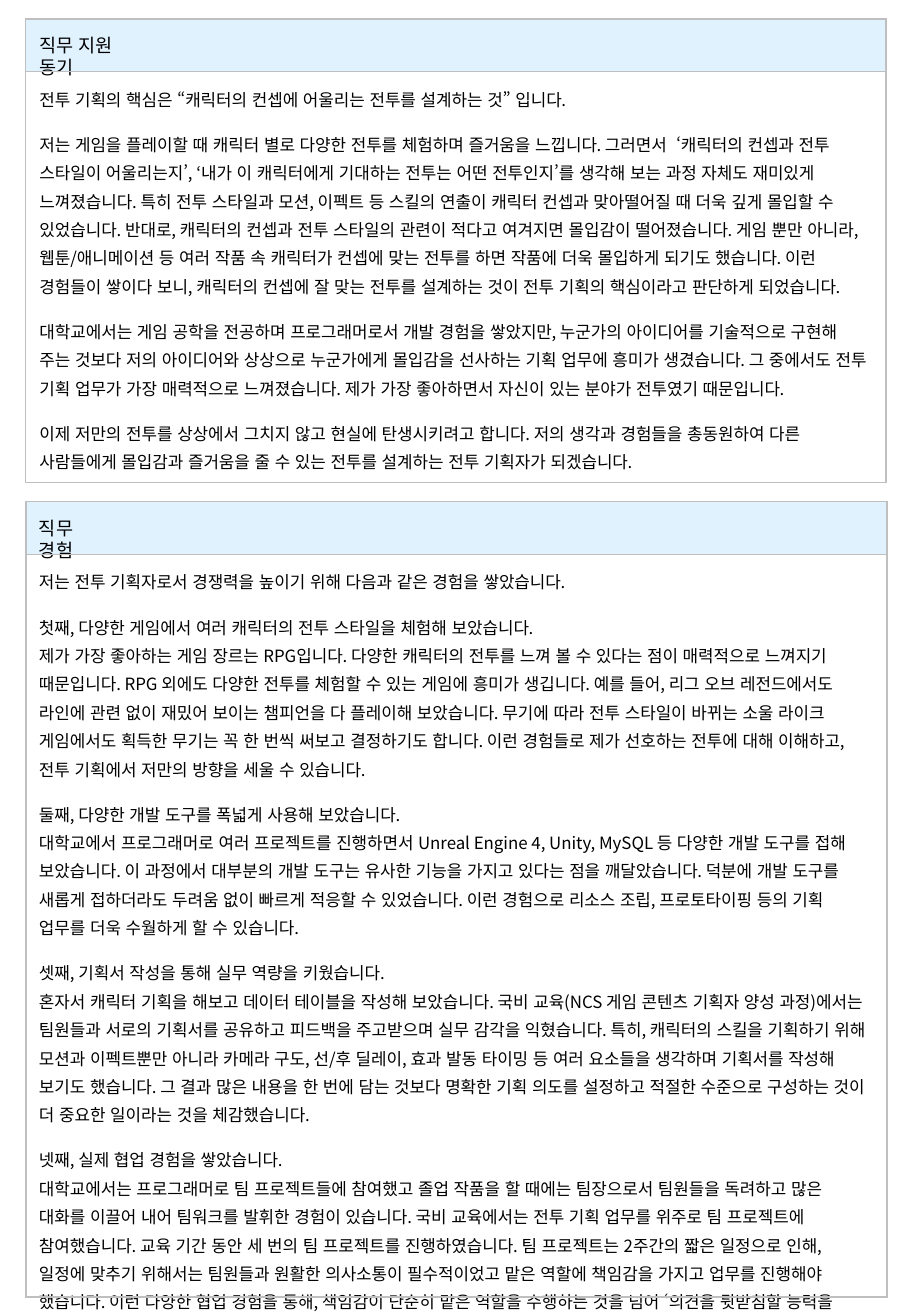
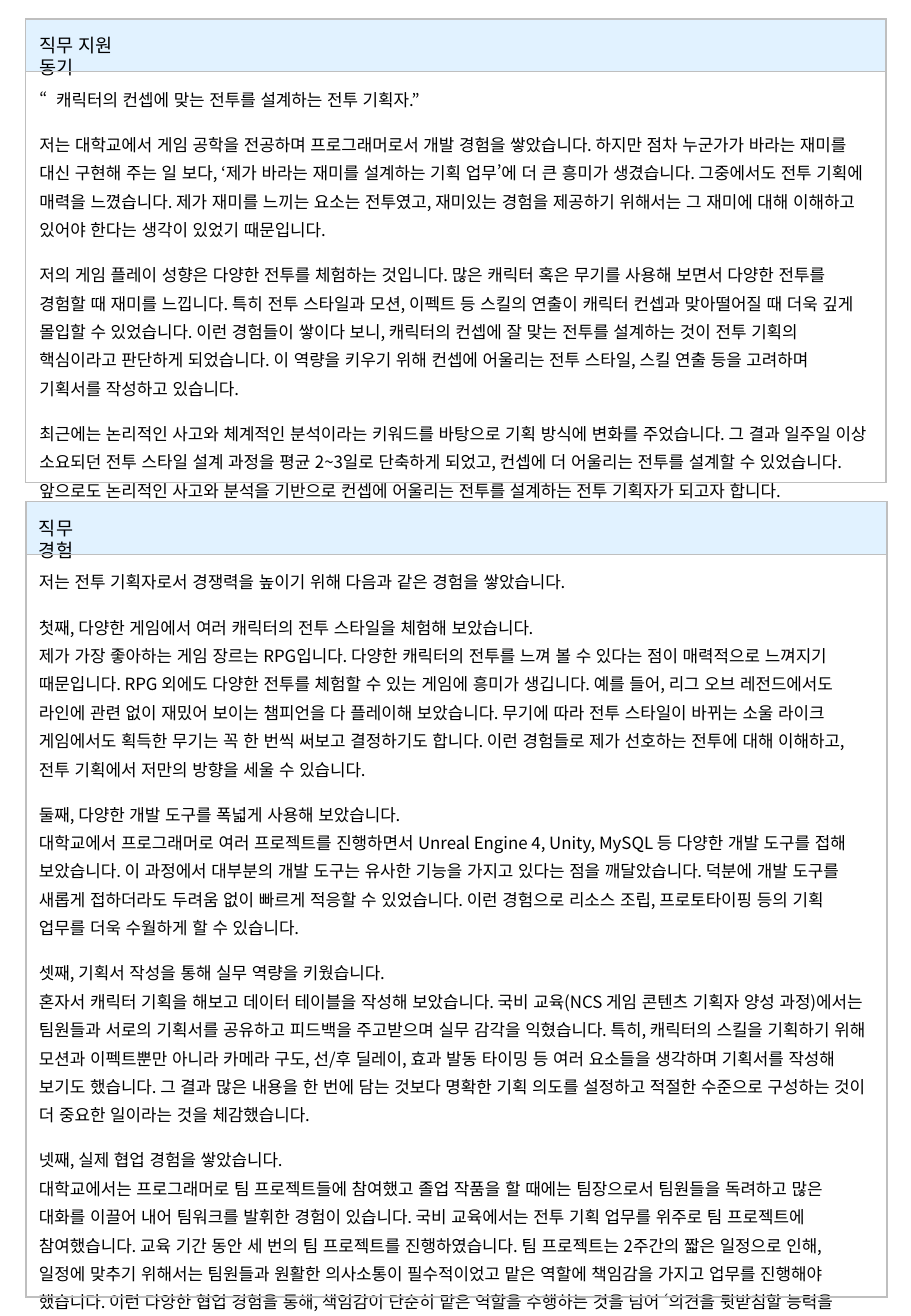
Before and after one commit to hjs0913/GameDesign, a slide deck: slide 1 of 제출 문서 모음/자소서/게임기획_홍진선_자기소개서.pptx. Drawn at 911x1316 pixels with LibreOffice and Linux fonts; fonts in the diff are those of the drawing. Boxes give left, top, right and bottom in pixels: in the first picture for what was removed or moved away, otherwise in the second. Text is boxed around its words. In the diff, an @@ line names an element or a change of style, - is before the commit and + after.

```diff
--- a/제출 문서 모음/자소서/게임기획_홍진선_자기소개서.pptx
+++ b/제출 문서 모음/자소서/게임기획_홍진선_자기소개서.pptx
@@ text at (x1=39, y1=92, x2=867, y2=471): text changed @@
-전투 기획의 핵심은 “캐릭터의 컨셉에 어울리는 전투를 설계하는 것” 입니다.
-저는 게임을 플레이할 때 캐릭터 별로 다양한 전투를 체험하며 즐거움을 느낍니다. 그러면서 ‘캐릭터의 컨셉과 전투 스타일이 어울리는지’, ‘내가 이 캐릭터에게 기대하는 전투는 어떤 전투인지’를 생각해 보는 과정 자체도 재미있게 느껴졌습니다. 특히 전투 스타일과 모션, 이펙트 등 스킬의 연출이 캐릭터 컨셉과 맞아떨어질 때 더욱 깊게 몰입할 수 있었습니다. 반대로, 캐릭터의 컨셉과 전투 스타일의 관련이 적다고 여겨지면 몰입감이 떨어졌습니다. 게임 뿐만 아니라, 웹툰/애니메이션 등 여러 작품 속 캐릭터가 컨셉에 맞는 전투를 하면 작품에 더욱 몰입하게 되기도 했습니다. 이런 경험들이 쌓이다 보니, 캐릭터의 컨셉에 잘 맞는 전투를 설계하는 것이 전투 기획의 핵심이라고 판단하게 되었습니다.
-대학교에서는 게임 공학을 전공하며 프로그래머로서 개발 경험을 쌓았지만, 누군가의 아이디어를 기술적으로 구현해 주는 것보다 저의 아이디어와 상상으로 누군가에게 몰입감을 선사하는 기획 업무에 흥미가 생겼습니다. 그 중에서도 전투 기획 업무가 가장 매력적으로 느껴졌습니다. 제가 가장 좋아하면서 자신이 있는 분야가 전투였기 때문입니다.
-이제 저만의 전투를 상상에서 그치지 않고 현실에 탄생시키려고 합니다. 저의 생각과 경험들을 총동원하여 다른 사람들에게 몰입감과 즐거움을 줄 수 있는 전투를 설계하는 전투 기획자가 되겠습니다.
+“캐릭터의 컨셉에 맞는 전투를 설계하는 전투 기획자.”
+저는 대학교에서 게임 공학을 전공하며 프로그래머로서 개발 경험을 쌓았습니다. 하지만 점차 누군가가 바라는 재미를 대신 구현해 주는 일 보다, ‘제가 바라는 재미를 설계하는 기획 업무’에 더 큰 흥미가 생겼습니다. 그중에서도 전투 기획에 매력을 느꼈습니다. 제가 재미를 느끼는 요소는 전투였고, 재미있는 경험을 제공하기 위해서는 그 재미에 대해 이해하고 있어야 한다는 생각이 있었기 때문입니다.
+저의 게임 플레이 성향은 다양한 전투를 체험하는 것입니다. 많은 캐릭터 혹은 무기를 사용해 보면서 다양한 전투를 경험할 때 재미를 느낍니다. 특히 전투 스타일과 모션, 이펙트 등 스킬의 연출이 캐릭터 컨셉과 맞아떨어질 때 더욱 깊게 몰입할 수 있었습니다. 이런 경험들이 쌓이다 보니, 캐릭터의 컨셉에 잘 맞는 전투를 설계하는 것이 전투 기획의 핵심이라고 판단하게 되었습니다. 이 역량을 키우기 위해 컨셉에 어울리는 전투 스타일, 스킬 연출 등을 고려하며 기획서를 작성하고 있습니다.
+최근에는 논리적인 사고와 체계적인 분석이라는 키워드를 바탕으로 기획 방식에 변화를 주었습니다. 그 결과 일주일 이상 소요되던 전투 스타일 설계 과정을 평균 2~3일로 단축하게 되었고, 컨셉에 더 어울리는 전투를 설계할 수 있었습니다. 앞으로도 논리적인 사고와 분석을 기반으로 컨셉에 어울리는 전투를 설계하는 전투 기획자가 되고자 합니다.
```
Also in this commit, not shown: 1 slide added, 5 other files.
